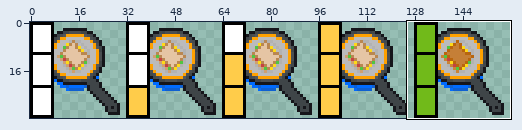
Edited in one commit: sprite sheet (assets/Appliances/FryingPan_SPRITESHEET.png). Above: a wide view before the commit, with the close-up outlined.
Close-up. Before:
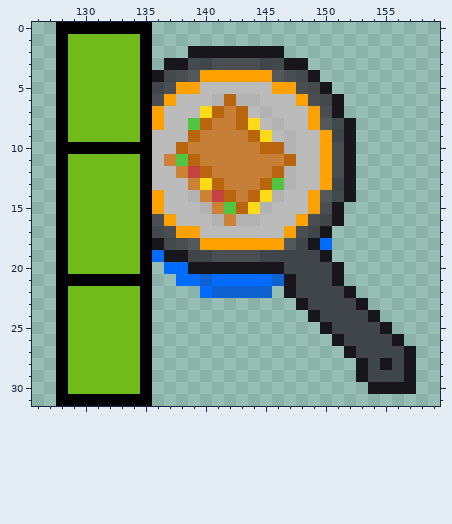
The file is 160x32 pixels. Colours within 5 levels of each other are drawn and written as one. Shown: x 126..159, y 0..31.
And afterwards:
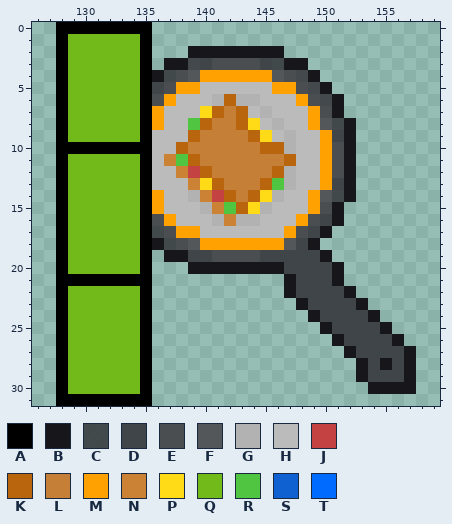
Palette (. is transparent): A #000000  B #16161b  C #3f4447f4  D #3f4548  E #4a4e51  F #53575a  G #b2b2b2  H #bbbbbb  J #c54242  K #b9650d  L #c57f37  M #ffa100  N #cb8235  P #ffda16  Q #71ba1a  R #50c542  S #0f60d1  T #006bff
From old to new:
Colour S is gone in row 21 at x 140 and 146; in row 22 at x 141 to 145.
Colour T is gone in row 18 at x 150; in row 19 at x 136; in row 20 at x 137 to 138; in row 21 at x 138 to 139 and 141 to 145; in row 22 at x 140.
Pixel boxes of the changes (left, top, right, bottom) in both close-ups:
erased: (320, 238, 332, 250)
erased: (152, 250, 284, 298)
